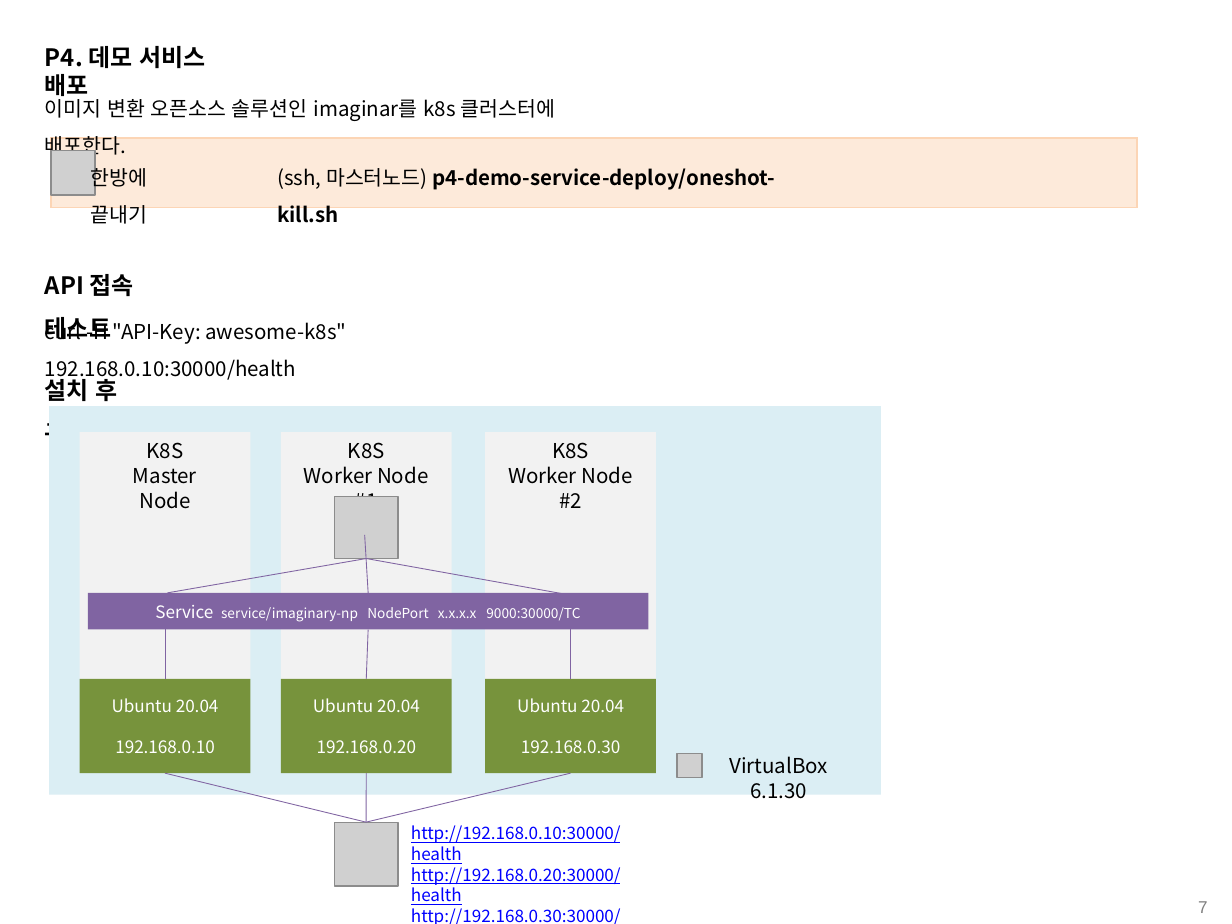
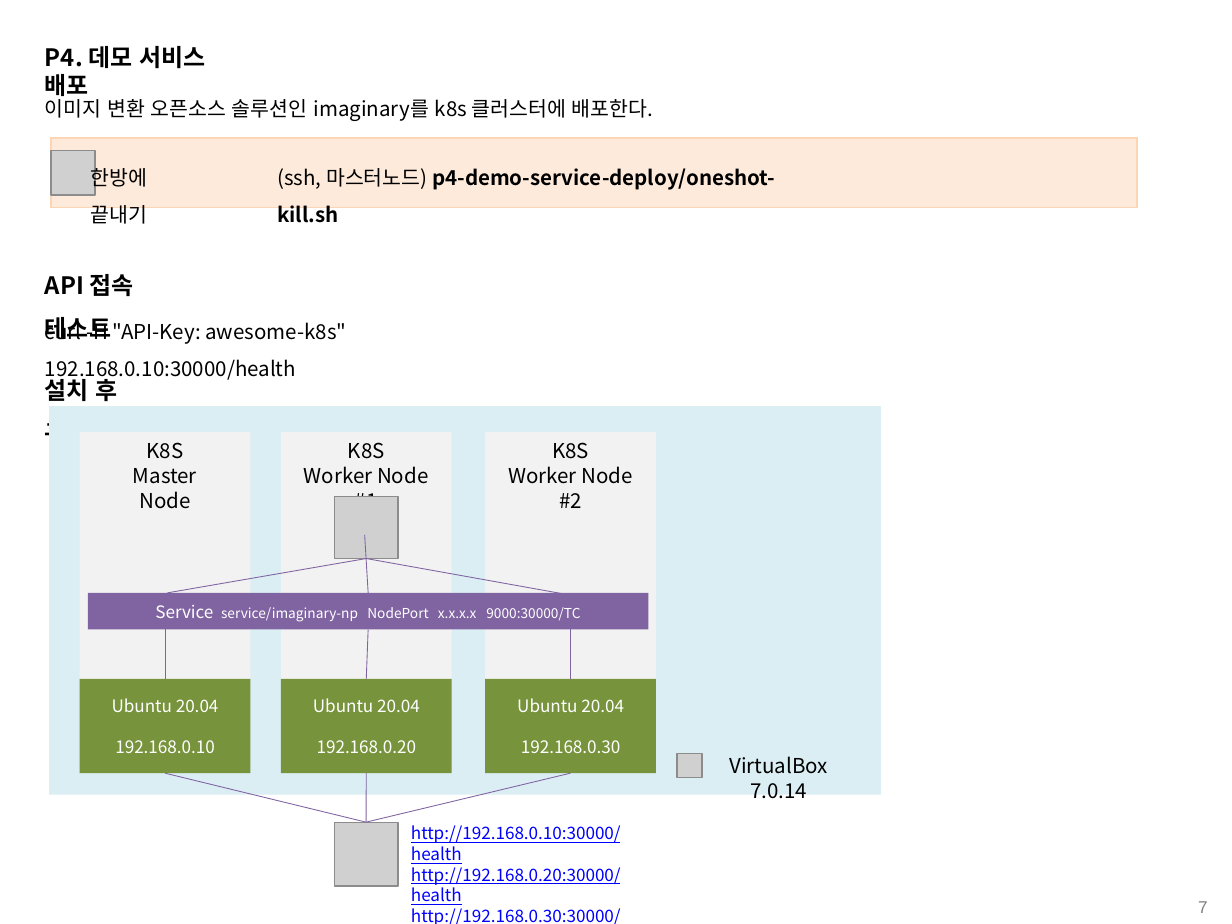
Before and after one commit to grollcake/k8s-practice, a slide deck: slide 7 of k8s practice.pptx. Drawn at 1232x924 pixels with LibreOffice and Linux fonts; fonts in the diff are those of the drawing; grey boxes stand for pictures. Boxes give left, top, right and bottom in pixels: in the first picture for what was removed or moved away, otherwise in the second. Text is boxed around its words. In the diff, an @@ line names an element or a change of style, - is before the commit and + after.

Commit message:
updated

```diff
--- a/k8s practice.pptx
+++ b/k8s practice.pptx
@@ text at <box>45,99,653,121</box>: text changed @@
-이미지 변환 오픈소스 솔루션인 imaginar를 k8s 클러스터에 배포한다.
+이미지 변환 오픈소스 솔루션인 imaginary를 k8s 클러스터에 배포한다.
@@ text at <box>729,756,828,798</box>: text changed @@
-VirtualBox 6.1.30
+VirtualBox 7.0.14
```
Also in this commit, not shown: 3 other slides changed.
